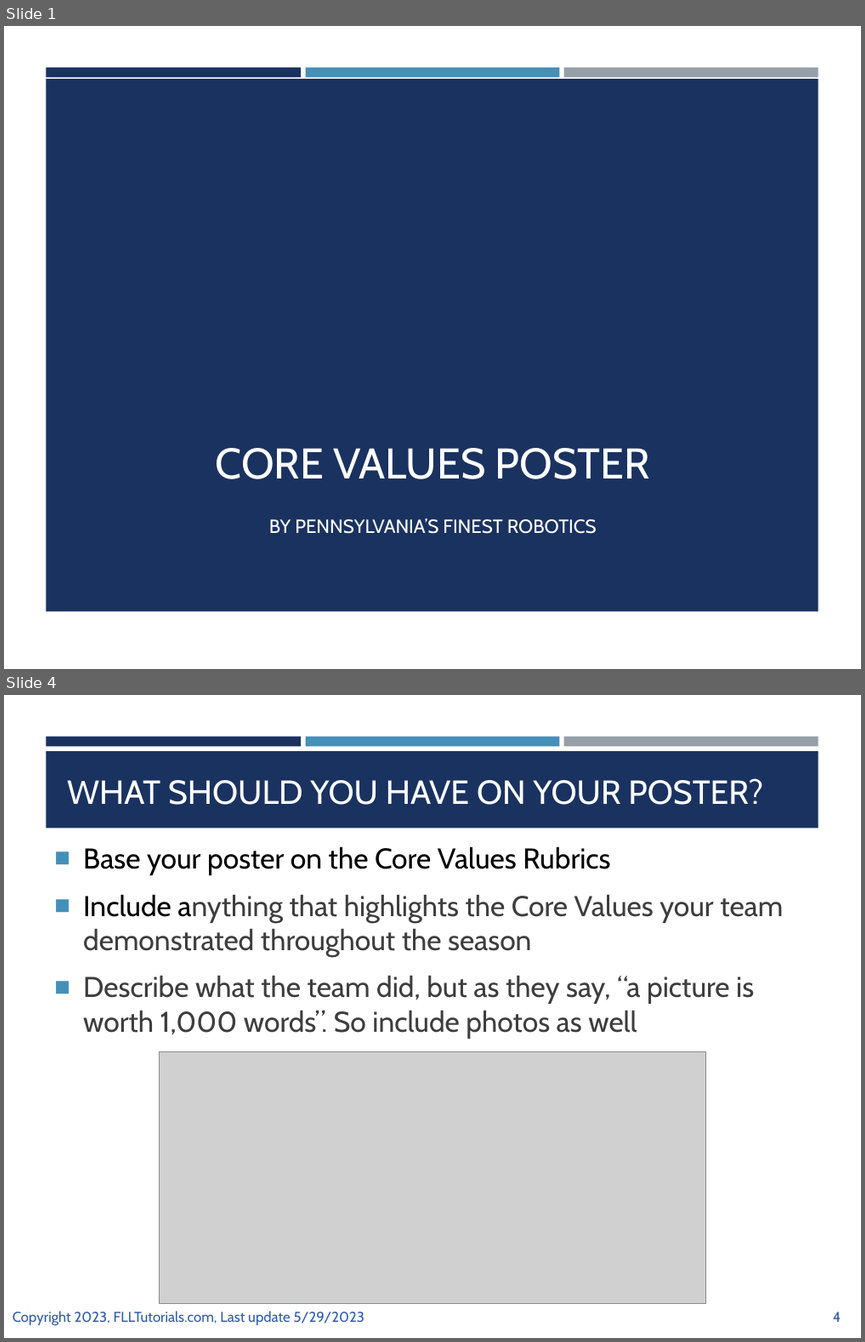
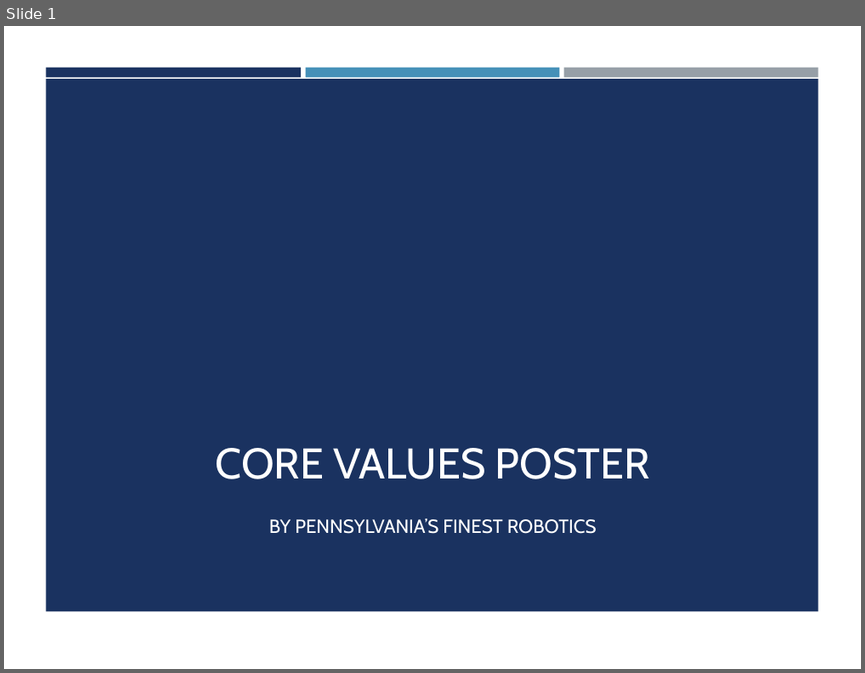
Before and after one commit to ev3lessons/FLL-Tutorials, a slide deck: translations/en-us/CoreValues/CVPoster.pptx. Shown one above the other, each under a label of ours: slides 1 and 4 before the commit, slide 1 after it; the slides between them are not shown. The pictures are 865x1342 and 865x673 pixels, drawn with LibreOffice and Linux fonts; fonts in the diff are those of the drawing; grey boxes stand for pictures; background and template pictures are left out. Boxes give left, top, right and bottom in pixels: in the first picture for what was removed or moved away, otherwise in the second. Text is boxed around its words. In the diff, an @@ line names an element or a change of style, - is before the commit and + after.

```diff
--- a/translations/en-us/CoreValues/CVPoster.pptx
+++ b/translations/en-us/CoreValues/CVPoster.pptx
@@ slide 4 removed at (x1=4, y1=695, x2=861, y2=1338), background #FFFFFF; not listed: 3 template elements that a slide beside it also shows @@
@@ rectangle removed at (x1=46, y1=752, x2=818, y2=828) @@
@@ title removed at (x1=67, y1=778, x2=763, y2=805) @@
-WHAT SHOULD YOU HAVE ON YOUR POSTER?
@@ text removed at (x1=83, y1=846, x2=783, y2=1038) @@
-■ Base your poster on the Core Values Rubrics
-■ Include anything that highlights the Core Values your team demonstrated throughout the season
-■ Describe what the team did, but as they say, “a picture is worth 1,000 words”. So include photos as well
@@ picture removed at (x1=159, y1=1051, x2=706, y2=1304) @@
@@ text removed at (x1=12, y1=1310, x2=365, y2=1325) @@
-Copyright 2023, FLLTutorials.com, Last update 5/29/2023
@@ page number removed at (x1=833, y1=1311, x2=840, y2=1321) @@
-4
```
Also in this commit, not shown: 6 slides changed, 1 other slide removed, 29 other files.
